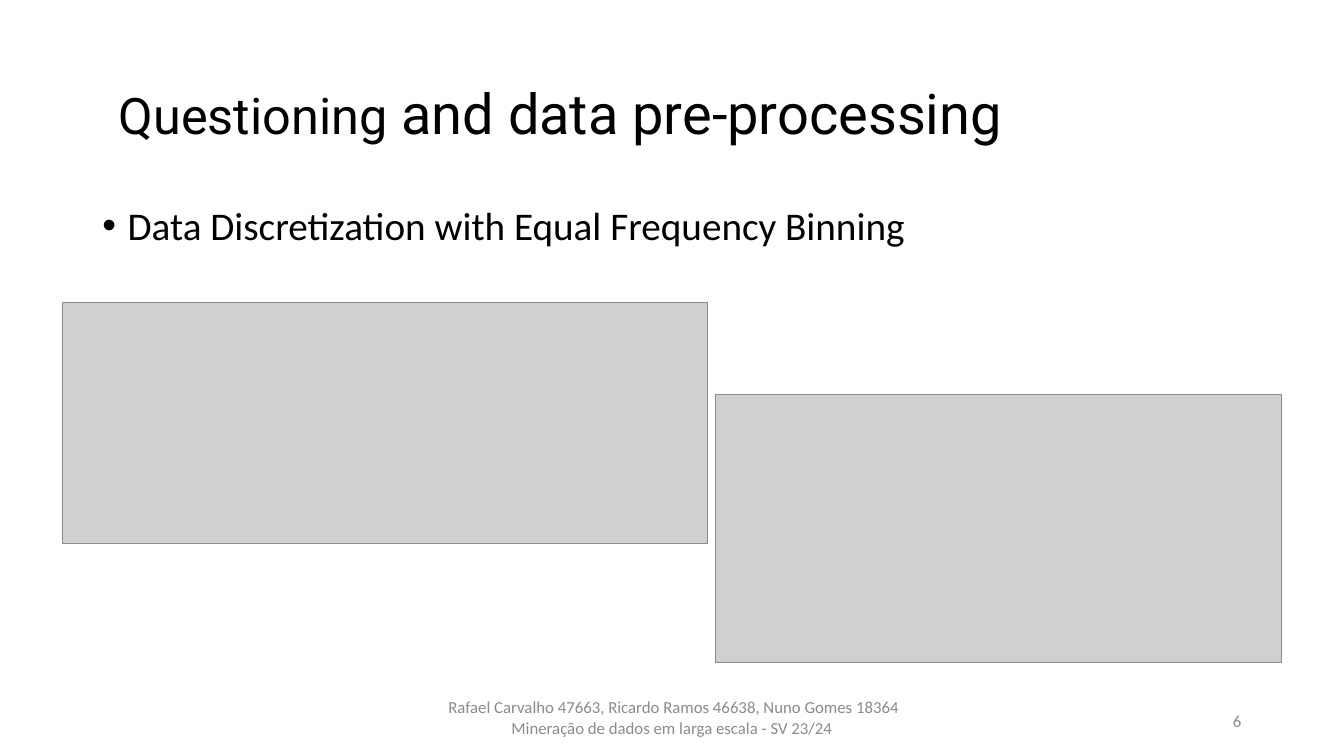
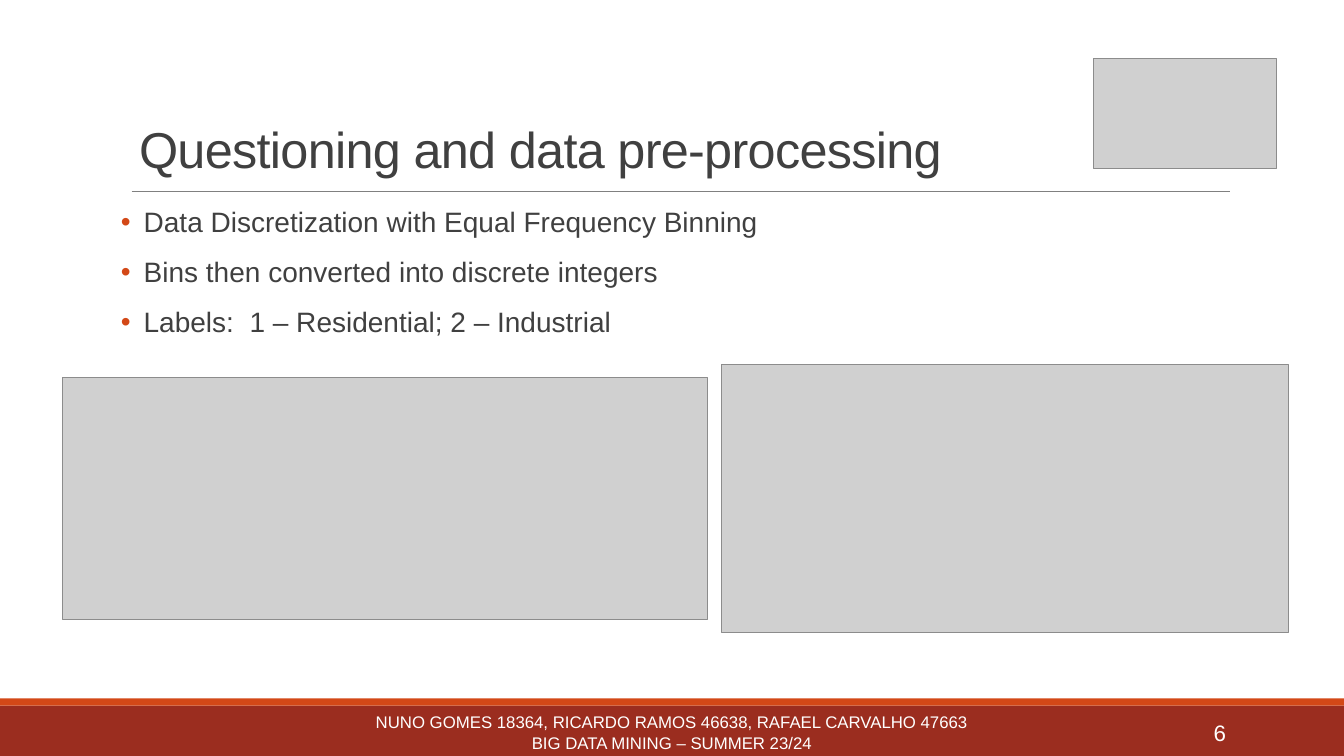
Before and after one commit to rcarvalho16/MDLE-23-24, a slide deck: slide 6 of Trabalho_Pratico/Powerpoint_vRafael.pptx. Drawn at 1344x756 pixels with LibreOffice and Linux fonts; fonts in the diff are those of the drawing; grey boxes stand for pictures. Boxes give left, top, right and bottom in pixels: in the first picture for what was removed or moved away, otherwise in the second. Text is boxed around its words. In the diff, an @@ line names an element or a change of style, - is before the commit and + after.

Commit message:
Powerpoint Final

```diff
--- a/Trabalho_Pratico/Powerpoint_vRafael.pptx
+++ b/Trabalho_Pratico/Powerpoint_vRafael.pptx
@@ picture added at bbox=[1094, 58, 1277, 168] @@
@@ text "Questioning and data pre-processing": place and size @@
-text "Questioning and data pre-processing" at bbox=[119, 92, 1002, 146]
+text "Questioning and data pre-processing" at bbox=[139, 131, 941, 178]
@@ text "Questioning and data pre-processing" at bbox=[139, 131, 941, 178]: size 40 to 36 pt in "and data pre-processing"; font Roboto to Arial, text colour #000000 to #404040, letter spacing 0 to -0.5 pt; line spacing 0.9 to 0.85 @@
@@ text "Data Discretization with Equal Frequency ...": place and size @@
-text "Data Discretization with Equal Frequency ..." at bbox=[128, 212, 904, 247]
+text "Data Discretization with Equal Frequency ..." at bbox=[144, 211, 757, 336]
@@ line added from (132, 192) to (1231, 192), #808080 0.5 pt @@
@@ text at bbox=[144, 211, 757, 237]: size 28 to 20 pt, font Calibri to Arial, text colour #000000 to #404040 in "Data Discretization with Equal Frequency Binning"; indent changed; more space between paragraphs @@
@@ text at bbox=[144, 261, 658, 336]: paragraphs added @@
+• Bins then converted into discrete integers
+• Labels: 1 – Residential; 2 – Industrial
@@ picture: place and size @@
-picture at bbox=[63, 302, 708, 543]
+picture at bbox=[63, 378, 708, 619]
@@ picture: place and size @@
-picture at bbox=[715, 395, 1281, 662]
+picture at bbox=[722, 365, 1289, 632]
@@ rectangle added at bbox=[0, 706, 1344, 756], fill #9B2D1F @@
@@ rectangle added at bbox=[0, 699, 1344, 706], fill #D34817 @@
@@ text at bbox=[376, 716, 968, 749]: text changed; font Calibri to Arial; text colour #8C8C8C to #FFFFFF @@
-Rafael Carvalho 47663, Ricardo Ramos 46638, Nuno Gomes 18364 Mineração de dados em larga escala - SV 23/24
+NUNO GOMES 18364, RICARDO RAMOS 46638, RAFAEL CARVALHO 47663
+BIG DATA MINING – SUMMER 23/24
@@ page number: place and size @@
-page number at bbox=[1233, 716, 1241, 727]
+page number at bbox=[1214, 725, 1226, 741]
@@ page number at bbox=[1214, 725, 1226, 741]: size 12 to 16 pt, font Calibri to Arial, text colour #8C8C8C to #FFFFFF @@
```
Also in this commit, not shown: 8 other slides changed.
